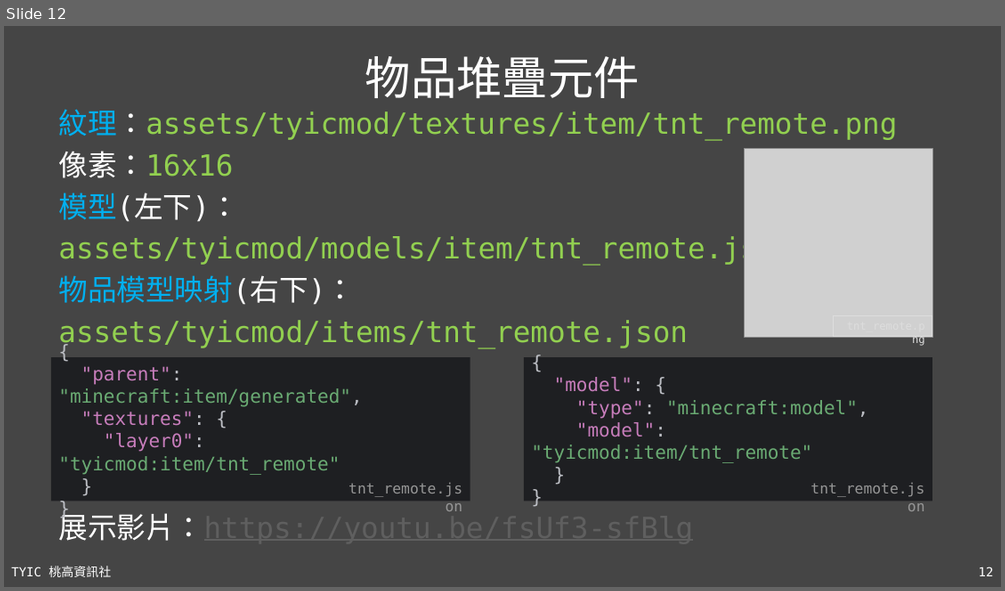
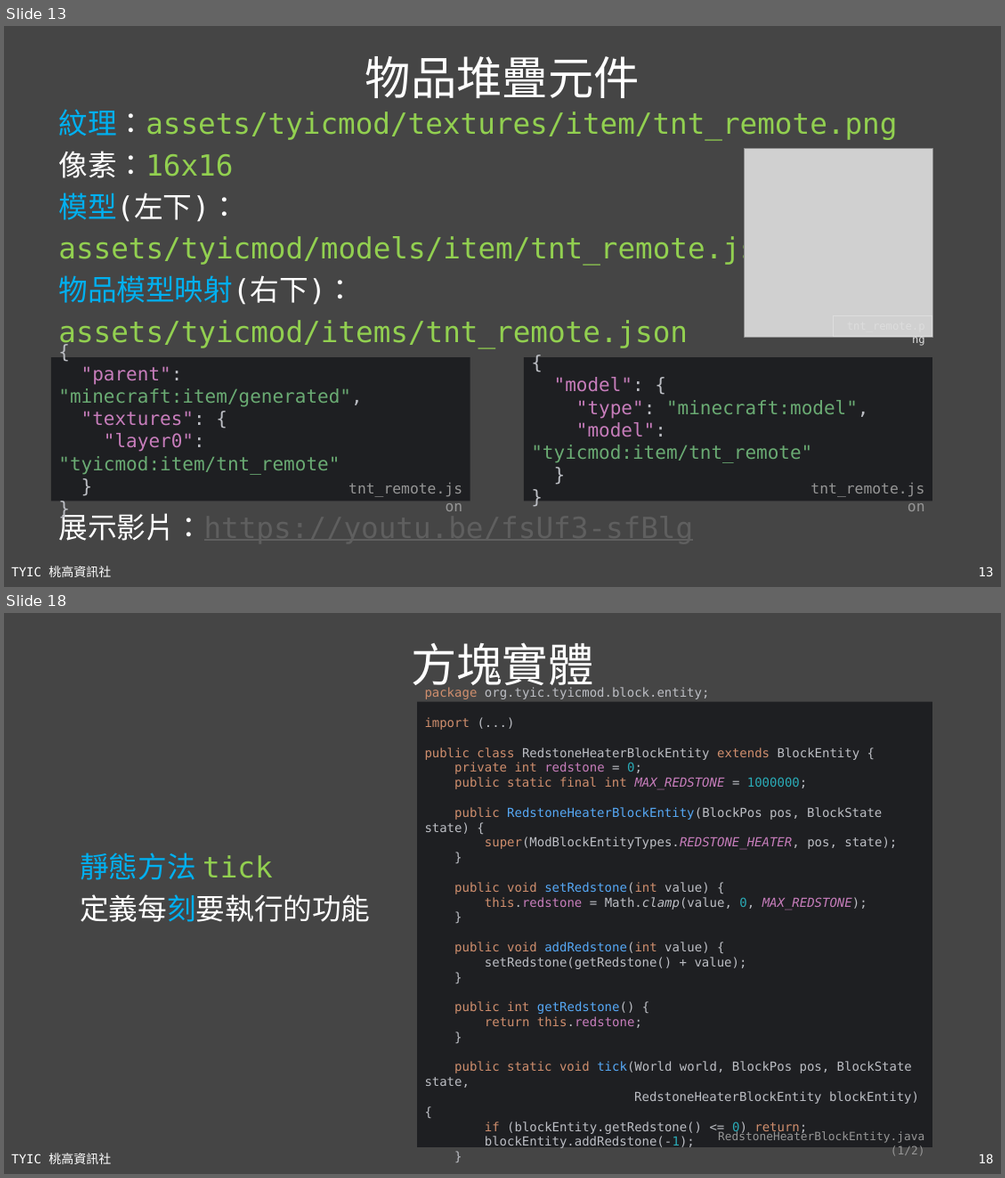
Before and after one commit to TYSHIC/slides, a slide deck: ppt/54_Java 專案：NBT.pptx. Shown one above the other, each under a label of ours: slide 12 before the commit, slides 13 and 18 after it; the slides between them are not shown. The pictures are 1005x591 and 1005x1178 pixels, drawn with LibreOffice and Linux fonts; fonts in the diff are those of the drawing; grey boxes stand for pictures. Boxes give left, top, right and bottom in pixels: in the first picture for what was removed or moved away, otherwise in the second. Text is boxed around its words. In the diff, an @@ line names an element or a change of style, - is before the commit and + after.

```diff
--- a/ppt/54_Java 專案：NBT.pptx
+++ b/ppt/54_Java 專案：NBT.pptx
@@ slide 18 added at bbox=[4, 613, 1001, 1174], background #454545; not listed: 2 template elements that a slide beside it also shows @@
@@ title added at bbox=[411, 642, 593, 693], 44 pt, text #FFFFFF @@
+方塊實體
@@ rectangle added at bbox=[418, 702, 933, 1148], fill #1E1F22, 12 pt, text #BCBEC4 @@
+package org.tyic.tyicmod.block.entity;
+import (...)
+public class RedstoneHeaterBlockEntity extends BlockEntity {
+private int redstone = 0;
+public static final int MAX_REDSTONE = 1000000;
+public RedstoneHeaterBlockEntity(BlockPos pos, BlockState state) {
+super(ModBlockEntityTypes.REDSTONE_HEATER, pos, state);
+}
+public void setRedstone(int value) {
+this.redstone = Math.clamp(value, 0, MAX_REDSTONE);
+}
+public void addRedstone(int value) {
+setRedstone(getRedstone() + value);
+}
+public int getRedstone() {
+return this.redstone;
+}
+public static void tick(World world, BlockPos pos, BlockState state,
+RedstoneHeaterBlockEntity blockEntity) {
+if (blockEntity.getRedstone() <= 0) return;
+blockEntity.addRedstone(-1);
+}
@@ text added at bbox=[80, 852, 370, 922], 28 pt, text #FFFFFF @@
+靜態方法 tick
+定義每刻要執行的功能
@@ text added at bbox=[718, 1131, 925, 1156], 11 pt, text #969696 @@
+RedstoneHeaterBlockEntity.java (1/2)
@@ what was slide 12 is now slide 13 @@
@@ page number at bbox=[979, 566, 994, 576]: text changed @@
-12
+13
```
Also in this commit, not shown: 4 slides changed, 11 other slides added, 45 other files.
